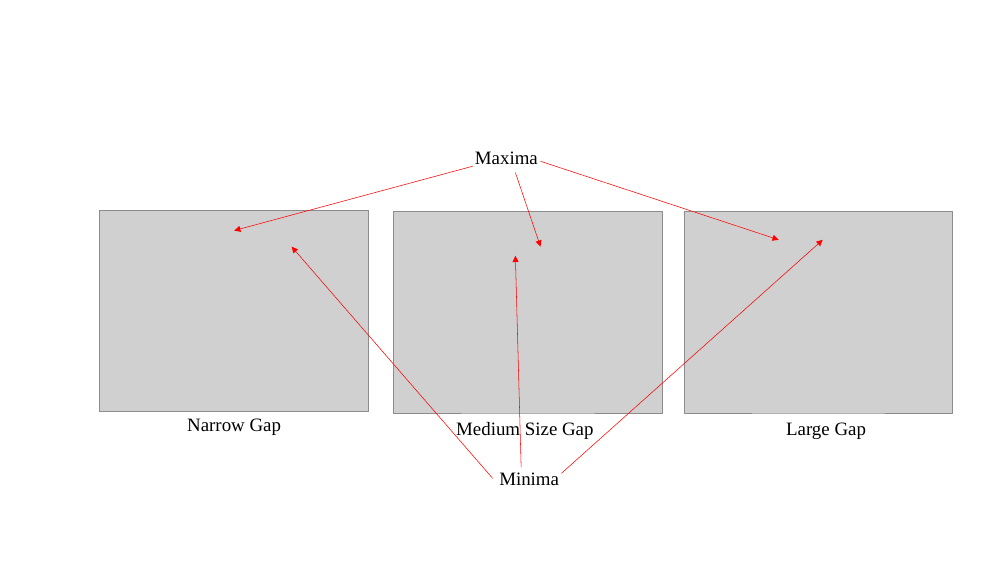
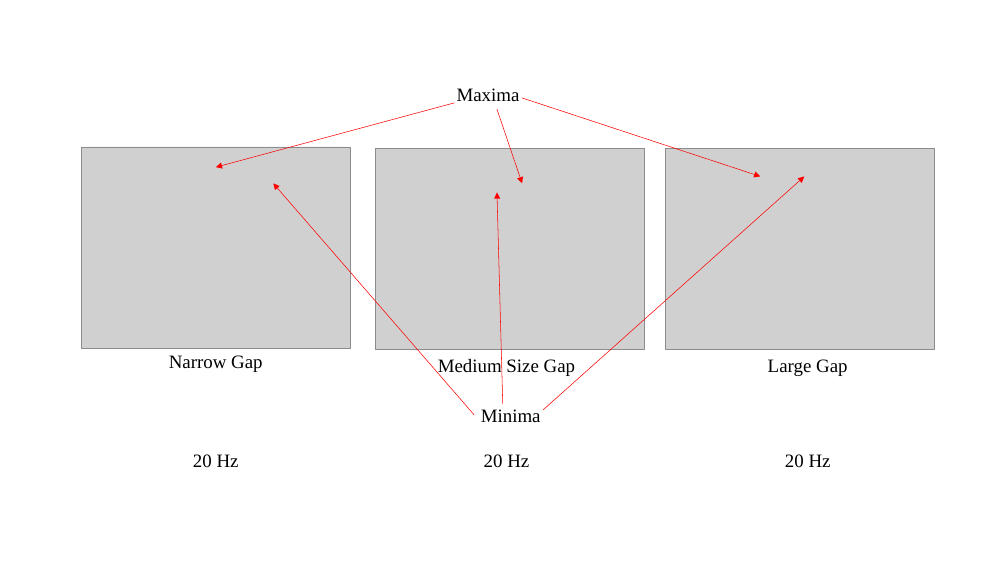
Before and after one commit to drummerevans/Uni_Work, a slide deck: slide 1 of PHY2026/Experiment_4/Final_Report/Exp_4.1.pptx. Drawn at 1008x567 pixels with LibreOffice and Linux fonts; fonts in the diff are those of the drawing; grey boxes stand for pictures. Boxes give left, top, right and bottom in pixels: in the first picture for what was removed or moved away, otherwise in the second. Text is boxed around its words. In the diff, an @@ line names an element or a change of style, - is before the commit and + after.

```diff
--- a/PHY2026/Experiment_4/Final_Report/Exp_4.1.pptx
+++ b/PHY2026/Experiment_4/Final_Report/Exp_4.1.pptx
@@ arrow moved from (516, 172) - (541, 247) to (497, 110) - (523, 184) @@
@@ 5 texts, 5 arrows, 3 pictures: place and size @@
-5 texts, 5 arrows, 3 pictures at (100,151,954,485)
+5 texts, 5 arrows, 3 pictures at (82,88,935,422)
@@ text added at (193,454,239,467), 18 pt, text #000000 @@
+20 Hz
@@ text added at (484,454,529,467), 18 pt, text #000000 @@
+20 Hz
@@ text added at (785,454,831,467), 18 pt, text #000000 @@
+20 Hz
```
Also in this commit, not shown: 31 other files.
